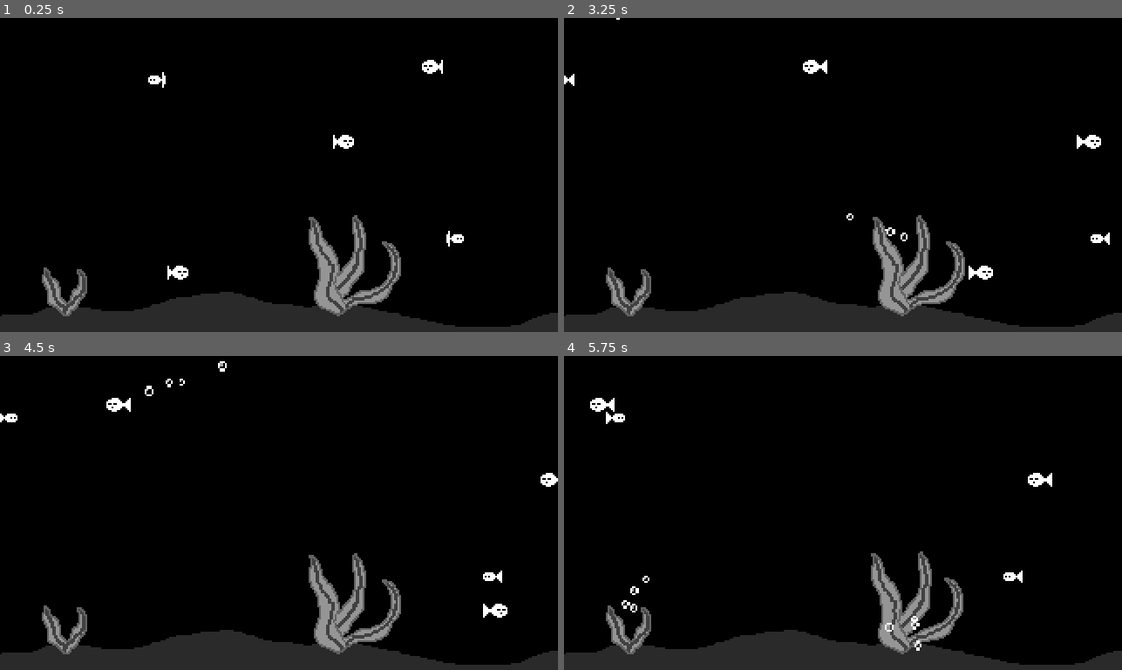
Above: before the commit, frames 1-4 (two rows, left to right).
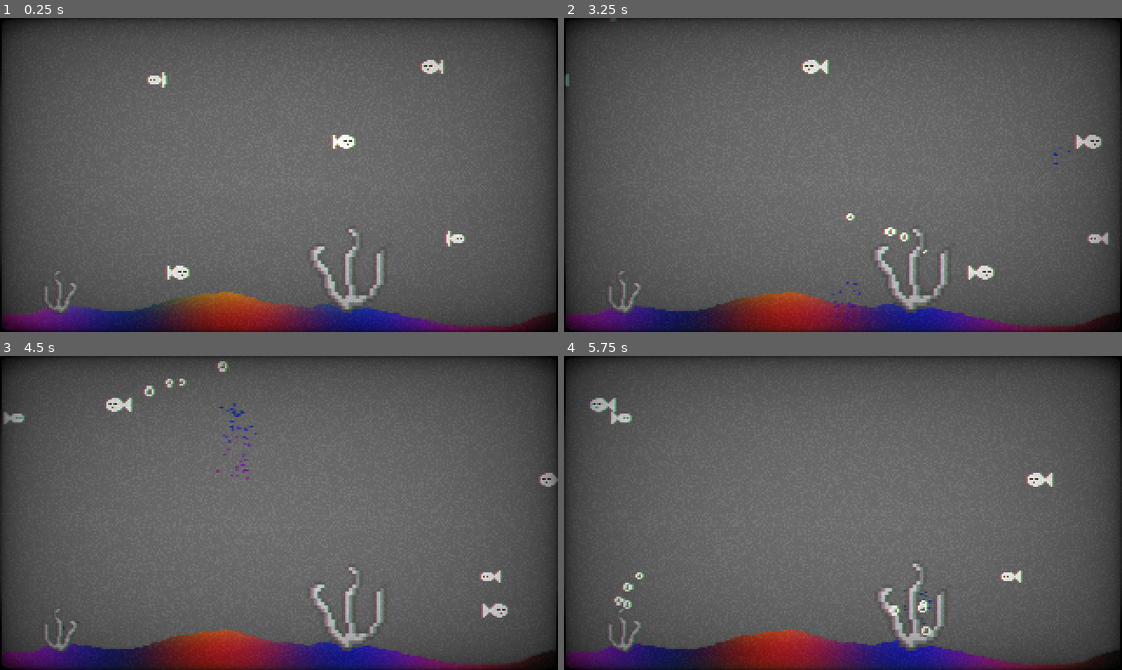
Above: after the commit, the same moments.

Repository: Source-6/Aquarium
Game: Godot game, scene res://node_2d.tscn
Two runs of this game, one before a commit and one after it. Both use one fixed random seed, a clock stepped at 60 frames per second and the inputs below.
Inputs (mouse positions are in pixels of both pictures, inside the frame that each line leads up to):
- Up to frame 1 (0.25 s): no input
- Up to frame 2 (3.25 s): move the mouse to (1021, 240) at 0.52 s; hold Right mouse button (feed, bound only after the commit) 0.53-1.28 s; click (1021, 240) at 0.6 s; move the mouse to (692, 80) at 1.27 s; right-click (692, 80) at 1.35 s; click (692, 80) at 1.55 s; move the mouse to (848, 272) at 2.02 s; hold Right mouse button (feed, bound only after the commit) 2.03-2.78 s; click (848, 272) at 2.1 s; move the mouse to (1060, 140) at 2.77 s; right-click (1060, 140) at 2.85 s; click (1060, 140) at 3.05 s
- Up to frame 3 (4.5 s): move the mouse to (234, 406) at 3.52 s; hold Right mouse button (feed, bound only after the commit) 3.53-4.28 s; click (234, 406) at 3.6 s; move the mouse to (66, 626) at 4.27 s; right-click (66, 626) at 4.35 s
- Up to frame 4 (5.75 s): click (630, 626) at 4.55 s; move the mouse to (915, 597) at 5.02 s; hold Right mouse button (feed, bound only after the commit) from 5.03 s (still down); click (915, 597) at 5.1 s

The runs differ from the first frame. In frame 1, 98% of the frame differs, in the area x 0-100%, y 0-100%; in frame 2, 98%; in frame 3, 98%; in frame 4, 98%.

Commit message:
added feed action + playing with shaders

Diff:
--- /dev/null
+++ b/backgroundshader.gdshader
@@ -0,0 +1,231 @@
+/*
+Shader from Godot Shaders - the free shader library.
+godotshaders.com/shader/VHS-and-CRT-monitor-effect
+
+This shader is under CC0 license. Feel free to use, improve and
+change this shader according to your needs and consider sharing
+the modified result to godotshaders.com.
+*/
+
+shader_type canvas_item;
+
+//*** IMPORTANT! ***/
+// - If you are using this shader to affect the node it is applied to set 'overlay' to false (unchecked in the instepctor).
+// - If you are using this shader as an overlay, and want the shader to affect the nodes below in the Scene hierarchy,
+//   set 'overlay' to true (checked in the inspector).
+// On Mac there is potentially a bug causing this to not work properly. If that is the case and you want to use the shader as an overlay
+// change all "overlay ? SCREEN_TEXTURE : TEXTURE" to only "SCREEN_TEXTURE" on lines 129-140, and "vec2 uv = overlay ? warp(SCREEN_UV) : warp(UV);"
+// to "vec2 uv = warp(SCREEN_UV);" on line 98.
+
+uniform sampler2D SCREEN_TEXTURE : hint_screen_texture, filter_linear_mipmap;
+uniform bool overlay = false;
+
+uniform float scanlines_opacity : hint_range(0.0, 1.0) = 0.4;
+uniform float scanlines_width : hint_range(0.0, 0.5) = 0.25;
+uniform float grille_opacity : hint_range(0.0, 1.0) = 0.3;
+uniform vec2 resolution = vec2(640.0, 480.0); // Set the number of rows and columns the texture will be divided in. Scanlines and grille will make a square based on these values
+
+uniform bool pixelate = true; // Fill each square ("pixel") with a sampled color, creating a pixel look and a more accurate representation of how a CRT monitor would work.
+
+uniform bool roll = true;
+uniform float roll_speed = 8.0; // Positive values are down, negative are up
+uniform float roll_size : hint_range(0.0, 100.0) = 15.0;
+uniform float roll_variation : hint_range(0.1, 5.0) = 1.8; // This valie is not an exact science. You have to play around with the value to find a look you like. How this works is explained in the code below.
+uniform float distort_intensity : hint_range(0.0, 0.2) = 0.05; // The distortion created by the rolling effect.
+
+uniform float noise_opacity : hint_range(0.0, 1.0) = 0.4;
+uniform float noise_speed = 5.0; // There is a movement in the noise pattern that can be hard to see first. This sets the speed of that movement.
+
+uniform float static_noise_intensity : hint_range(0.0, 1.0) = 0.06;
+
+uniform float aberration : hint_range(-1.0, 1.0) = 0.03; // Chromatic aberration, a distortion on each color channel.
+uniform float brightness = 1.4; // When adding scanline gaps and grille the image can get very dark. Brightness tries to compensate for that.
+uniform bool discolor = true; // Add a discolor effect simulating a VHS
+
+uniform float warp_amount :hint_range(0.0, 5.0) = 1.0; // Warp the texture edges simulating the curved glass of a CRT monitor or old TV.
+uniform bool clip_warp = false;
+
+uniform float vignette_intensity = 0.4; // Size of the vignette, how far towards the middle it should go.
+uniform float vignette_opacity : hint_range(0.0, 1.0) = 0.5;
+
+// Used by the noise functin to generate a pseudo random value between 0.0 and 1.0
+vec2 random(vec2 uv){
+    uv = vec2( dot(uv, vec2(127.1,311.7) ),
+               dot(uv, vec2(269.5,183.3) ) );
+    return -1.0 + 2.0 * fract(sin(uv) * 43758.5453123);
+}
+
+// Generate a Perlin noise used by the distortion effects
+float noise(vec2 uv) {
+    vec2 uv_index = floor(uv);
+    vec2 uv_fract = fract(uv);
+
+    vec2 blur = smoothstep(0.0, 1.0, uv_fract);
+
+    return mix( mix( dot( random(uv_index + vec2(0.0,0.0) ), uv_fract - vec2(0.0,0.0) ),
+                     dot( random(uv_index + vec2(1.0,0.0) ), uv_fract - vec2(1.0,0.0) ), blur.x),
+                mix( dot( random(uv_index + vec2(0.0,1.0) ), uv_fract - vec2(0.0,1.0) ),
+                     dot( random(uv_index + vec2(1.0,1.0) ), uv_fract - vec2(1.0,1.0) ), blur.x), blur.y) * 0.5 + 0.5;
+}
+
+// Takes in the UV and warps the edges, creating the spherized effect
+vec2 warp(vec2 uv){
+	vec2 delta = uv - 0.5;
+	float delta2 = dot(delta.xy, delta.xy);
+	float delta4 = delta2 * delta2;
+	float delta_offset = delta4 * warp_amount;
+
+	return uv + delta * delta_offset;
+}
+
+// Adds a black border to hide stretched pixel created by the warp effect
+float border (vec2 uv){
+	float radius = min(warp_amount, 0.08);
+	radius = max(min(min(abs(radius * 2.0), abs(1.0)), abs(1.0)), 1e-5);
+	vec2 abs_uv = abs(uv * 2.0 - 1.0) - vec2(1.0, 1.0) + radius;
+	float dist = length(max(vec2(0.0), abs_uv)) / radius;
+	float square = smoothstep(0.96, 1.0, dist);
+	return clamp(1.0 - square, 0.0, 1.0);
+}
+
+// Adds a vignette shadow to the edges of the image
+float vignette(vec2 uv){
+	uv *= 1.0 - uv.xy;
+	float vignette = uv.x * uv.y * 15.0;
+	return pow(vignette, vignette_intensity * vignette_opacity);
+}
+
+void fragment()
+{
+	vec2 uv = overlay ? warp(SCREEN_UV) : warp(UV); // Warp the uv. uv will be used in most cases instead of UV to keep the warping
+	vec2 text_uv = uv;
+	vec2 roll_uv = vec2(0.0);
+	float time = roll ? TIME : 0.0;
+
+
+	// Pixelate the texture based on the given resolution.
+	if (pixelate)
+	{
+		text_uv = ceil(uv * resolution) / resolution;
+	}
+
+	// Create the rolling effect. We need roll_line a bit later to make the noise effect.
+	// That is why this runs if roll is true OR noise_opacity is over 0.
+	float roll_line = 0.0;
+	if (roll || noise_opacity > 0.0)
+	{
+		// Create the areas/lines where the texture will be distorted.
+		roll_line = smoothstep(0.3, 0.9, sin(uv.y * roll_size - (time * roll_speed) ) );
+		// Create more lines of a different size and apply to the first set of lines. This creates a bit of variation.
+		roll_line *= roll_line * smoothstep(0.3, 0.9, sin(uv.y * roll_size * roll_variation - (time * roll_speed * roll_variation) ) );
+		// Distort the UV where where the lines are
+		roll_uv = vec2(( roll_line * distort_intensity * (1.-UV.x)), 0.0);
+	}
+
+	vec4 text;
+	if (roll)
+	{
+		// If roll is true distort the texture with roll_uv. The texture is split up into RGB to
+		// make some chromatic aberration. We apply the aberration to the red and green channels accorging to the aberration parameter
+		// and intensify it a bit in the roll distortion.
+		text.r = texture(SCREEN_TEXTURE, text_uv + roll_uv * 0.8 + vec2(aberration, 0.0) * .1).r;
+		text.g = texture(SCREEN_TEXTURE, text_uv + roll_uv * 1.2 - vec2(aberration, 0.0) * .1 ).g;
+		text.b = texture(SCREEN_TEXTURE, text_uv + roll_uv).b;
+		text.a = 1.0;
+	}
+	else
+	{
+		// If roll is false only apply the aberration without any distorion. The aberration values are very small so the .1 is only
+		// to make the slider in the Inspector less sensitive.
+		text.r = texture(SCREEN_TEXTURE, text_uv + vec2(aberration, 0.0) * .1).r;
+		text.g = texture(SCREEN_TEXTURE, text_uv - vec2(aberration, 0.0) * .1).g;
+		text.b = texture(SCREEN_TEXTURE, text_uv).b;
+		text.a = 1.0;
+	}
+
+	float r = text.r;
+	float g = text.g;
+	float b = text.b;
+
+	uv = warp(UV);
+
+	// CRT monitors don't have pixels but groups of red, green and blue dots or lines, called grille. We isolate the texture's color channels
+	// and divide it up in 3 offsetted lines to show the red, green and blue colors next to each other, with a small black gap between.
+	if (grille_opacity > 0.0){
+
+		float g_r = smoothstep(0.85, 0.95, abs(sin(uv.x * (resolution.x * 3.14159265))));
+		r = mix(r, r * g_r, grille_opacity);
+
+		float g_g = smoothstep(0.85, 0.95, abs(sin(1.05 + uv.x * (resolution.x * 3.14159265))));
+		g = mix(g, g * g_g, grille_opacity);
+
+		float b_b = smoothstep(0.85, 0.95, abs(sin(2.1 + uv.x * (resolution.x * 3.14159265))));
+		b = mix(b, b * b_b, grille_opacity);
+
+	}
+
+	// Apply the grille to the texture's color channels and apply Brightness. Since the grille and the scanlines (below) make the image very dark you
+	// can compensate by increasing the brightness.
+	text.r = clamp(r * brightness, 0.0, 1.0);
+	text.g = clamp(g * brightness, 0.0, 1.0);
+	text.b = clamp(b * brightness, 0.0, 1.0);
+
+	// Scanlines are the horizontal lines that make up the image on a CRT monitor.
+	// Here we are actual setting the black gap between each line, which I guess is not the right definition of the word, but you get the idea
+	float scanlines = 0.5;
+	if (scanlines_opacity > 0.0)
+	{
+		// Same technique as above, create lines with sine and applying it to the texture. Smoothstep to allow setting the line size.
+		scanlines = smoothstep(scanlines_width, scanlines_width + 0.5, abs(sin(uv.y * (resolution.y * 3.14159265))));
+		text.rgb = mix(text.rgb, text.rgb * vec3(scanlines), scanlines_opacity);
+	}
+
+	// Apply the banded noise.
+	if (noise_opacity > 0.0)
+	{
+		// Generate a noise pattern that is very stretched horizontally, and animate it with noise_speed
+		float noise = smoothstep(0.4, 0.5, noise(uv * vec2(2.0, 200.0) + vec2(10.0, (TIME * (noise_speed))) ) );
+
+		// We use roll_line (set above) to define how big the noise should be vertically (multiplying cuts off all black parts).
+		// We also add in some basic noise with random() to break up the noise pattern above. The noise is sized according to
+		// the resolution value set in the inspector. If you don't like this look you can
+		// change "ceil(uv * resolution) / resolution" to only "uv" to make it less pixelated. Or multiply resolution with som value
+		// greater than 1.0 to make them smaller.
+		roll_line *= noise * scanlines * clamp(random((ceil(uv * resolution) / resolution) + vec2(TIME * 0.8, 0.0)).x + 0.8, 0.0, 1.0);
+		// Add it to the texture based on noise_opacity
+		text.rgb = clamp(mix(text.rgb, text.rgb + roll_line, noise_opacity), vec3(0.0), vec3(1.0));
+	}
+
+	// Apply static noise by generating it over the whole screen in the same way as above
+	if (static_noise_intensity > 0.0)
+	{
+		text.rgb += clamp(random((ceil(uv * resolution) / resolution) + fract(TIME)).x, 0.0, 1.0) * static_noise_intensity;
+	}
+
+	// Apply a black border to hide imperfections caused by the warping.
+	// Also apply the vignette
+	text.rgb *= border(uv);
+	text.rgb *= vignette(uv);
+	// Hides the black border and make that area transparent. Good if you want to add the the texture on top an image of a TV or monitor.
+	if (clip_warp)
+	{
+		text.a = border(uv);
+	}
+
+	// Apply discoloration to get a VHS look (lower saturation and higher contrast)
+	// You can play with the values below or expose them in the Inspector.
+	float saturation = 0.5;
+	float contrast = 1.2;
+	if (discolor)
+	{
+		// Saturation
+		vec3 greyscale = vec3(text.r + text.g + text.b) / 3.;
+		text.rgb = mix(text.rgb, greyscale, saturation);
+
+		// Contrast
+		float midpoint = pow(0.5, 2.2);
+		text.rgb = (text.rgb - vec3(midpoint)) * contrast + midpoint;
+	}
+
+	COLOR = text;
+}
--- /dev/null
+++ b/canvas_layer.gd
@@ -0,0 +1,28 @@
+extends CanvasLayer
+@onready var collision_shape_2d: CollisionShape2D = $Area2D/CollisionShape2D
+@onready var area_2d: Area2D = $Area2D
+@onready var cpu_particles_2d: CPUParticles2D = $Area2D/CPUParticles2D
+
+
+var mousePos
+
+
+# Called when the node enters the scene tree for the first time.
+func _ready() -> void:
+	pass # Replace with function body.
+
+
+# Called every frame. 'delta' is the elapsed time since the previous frame.
+func _process(delta: float) -> void:
+	cpu_particles_2d.position = collision_shape_2d.get_global_mouse_position()
+
+
+
+func _on_area_2d_input_event(viewport: Node, event: InputEvent, shape_idx: int) -> void:
+	if Input.is_action_pressed("feed") :
+		cpu_particles_2d.emitting = true
+		cpu_particles_2d.position = collision_shape_2d.get_global_mouse_position()
+
+
+	if Input.is_action_just_released("feed"):
+		cpu_particles_2d.emitting = false
--- a/fishbehavior.gd
+++ b/fishbehavior.gd
@@ -13,6 +13,7 @@
 var randFlipped
 @export var prefered_velocity : Vector2
 @export var maxVel : int
+@export var alreadyPressed = false
 
 func _ready() -> void:
 	randFlipped = randi()%2
@@ -35,9 +36,12 @@
 		linear_velocity = lerp(linear_velocity, prefered_velocity,1-pow(.05,_delta))
 
 func _on_rigid_body_2d_input_event(viewport: Node, event: InputEvent, shape_idx: int) -> void:
-	if Input.is_action_just_pressed("moveSomething"):  #if we clicked
+	if Input.is_action_just_pressed("moveSomething") && not alreadyPressed:  #if we clicked
 		linear_velocity += Vector2(impulse*5,0)
 		cpu_particles_2d.emitting = true
+		alreadyPressed = true
+	elif Input.is_action_just_released("moveSomething") && alreadyPressed:
+		alreadyPressed = false
 
 
 
--- a/node_2d.tscn
+++ b/node_2d.tscn
@@ -1,25 +1,96 @@
-[gd_scene load_steps=6 format=3 uid="uid://bsp5wte0qs157"]
+[gd_scene load_steps=14 format=3 uid="uid://bsp5wte0qs157"]
 
 [ext_resource type="Texture2D" uid="uid://bx864s7mvtu60" path="res://assets/backgroundAquarium.png" id="1_0e48y"]
+[ext_resource type="Script" uid="uid://dpg625lw0ifvf" path="res://canvas_layer.gd" id="1_d21ai"]
 [ext_resource type="PackedScene" uid="uid://bvoph2p8t4tdl" path="res://scenes_object/fish_rigidbody.tscn" id="2_0e48y"]
+[ext_resource type="Shader" uid="uid://dqtc78rt4jm35" path="res://backgroundshader.gdshader" id="2_4d7sh"]
 [ext_resource type="PackedScene" uid="uid://cv5w0leu4whay" path="res://scenes_object/small_fish.tscn" id="2_epypp"]
+[ext_resource type="Shader" uid="uid://j2jmuqesukm7" path="res://shader/groundShader.gdshader" id="3_4d7sh"]
+[ext_resource type="Texture2D" uid="uid://kyxorsmmnhiv" path="res://assets/midgroundAquarium.png" id="3_rj586"]
 [ext_resource type="PackedScene" uid="uid://cmegqgjmby1qs" path="res://scenes_object/seaweed.tscn" id="4_0hol4"]
 [ext_resource type="PackedScene" uid="uid://c5nef0gc22vo" path="res://scenes_object/BigSeaweed.tscn" id="5_q6r6c"]
+
+[sub_resource type="ShaderMaterial" id="ShaderMaterial_ir8iy"]
+shader = ExtResource("3_4d7sh")
+shader_parameter/noise_scale = 1.0
+shader_parameter/distortion_scale_x = 4.694000222965
+shader_parameter/distortion_scale_y = 0.03
+shader_parameter/rainbow_intensity = 0.5
+
+[sub_resource type="RectangleShape2D" id="RectangleShape2D_4d7sh"]
+size = Vector2(320, 180)
+
+[sub_resource type="Gradient" id="Gradient_d21ai"]
+offsets = PackedFloat32Array(0, 0.16161616, 0.33333334, 0.530303, 0.7222222, 0.8636364, 0.9747475)
+colors = PackedColorArray(0, 0.628303, 0.2546035, 1, 5.7756904e-07, 0.55917513, 0.6575506, 1, 0, 0.38358518, 0.988143, 1, 0.6190205, 0.13391665, 0.9958826, 1, 0.8126849, 0.0636306, 0.60861415, 1, 0.87857944, 0, 0.2756161, 1, 0.6066609, 0.44347912, 0.011031568, 1)
+metadata/_snap_enabled = true
+metadata/_snap_count = 100
+
+[sub_resource type="ShaderMaterial" id="ShaderMaterial_hqns4"]
+shader = ExtResource("2_4d7sh")
+shader_parameter/overlay = false
+shader_parameter/scanlines_opacity = 0.4
+shader_parameter/scanlines_width = 0.25
+shader_parameter/grille_opacity = 0.0
+shader_parameter/resolution = Vector2(320, 180)
+shader_parameter/pixelate = false
+shader_parameter/roll = false
+shader_parameter/roll_speed = 8.0
+shader_parameter/roll_size = 15.0
+shader_parameter/roll_variation = 1.8
+shader_parameter/distort_intensity = 0.05
+shader_parameter/noise_opacity = 0.010000000475
+shader_parameter/noise_speed = 5.0
+shader_parameter/static_noise_intensity = 0.06
+shader_parameter/aberration = 0.010000047974999982
+shader_parameter/brightness = 1.4
+shader_parameter/discolor = false
+shader_parameter/warp_amount = 0.02000000095
+shader_parameter/clip_warp = false
+shader_parameter/vignette_intensity = 0.4
+shader_parameter/vignette_opacity = 0.5
 
 [node name="Node2D" type="Node2D"]
 
 [node name="CanvasLayer" type="CanvasLayer" parent="."]
 layer = -1
+script = ExtResource("1_d21ai")
 
-[node name="TextureRect" type="TextureRect" parent="CanvasLayer"]
-anchors_preset = 15
-anchor_right = 1.0
-anchor_bottom = 1.0
-grow_horizontal = 2
-grow_vertical = 2
-mouse_filter = 2
-texture = ExtResource("1_0e48y")
-metadata/_edit_use_anchors_ = true
+[node name="TextureRect2" type="TextureRect" parent="CanvasLayer"]
+material = SubResource("ShaderMaterial_ir8iy")
+offset_right = 40.0
+offset_bottom = 40.0
+texture = ExtResource("3_rj586")
+
+[node name="Area2D" type="Area2D" parent="CanvasLayer"]
+
+[node name="CollisionShape2D" type="CollisionShape2D" parent="CanvasLayer/Area2D"]
+position = Vector2(160, 90)
+shape = SubResource("RectangleShape2D_4d7sh")
+debug_color = Color(0.50633603, 0.48917842, 0.81865984, 0.41960785)
+
+[node name="CPUParticles2D" type="CPUParticles2D" parent="CanvasLayer/Area2D"]
+position = Vector2(177, 18)
+emitting = false
+amount = 100
+lifetime = 1.8
+speed_scale = 1.3
+explosiveness = 0.1
+randomness = 0.25
+emission_shape = 1
+emission_sphere_radius = 9.33
+spread = 180.0
+gravity = Vector2(0, 50)
+initial_velocity_max = 1.0
+angular_velocity_max = 339.51
+orbit_velocity_min = -0.01
+orbit_velocity_max = 0.01
+radial_accel_max = 11.38
+angle_max = 46.8
+scale_amount_min = 0.5
+scale_amount_max = 1.5
+color = Color(0.5019608, 0.2509804, 0.5294118, 1)
+color_ramp = SubResource("Gradient_d21ai")
 
 [node name="SmallFish" parent="." instance=ExtResource("2_epypp")]
 position = Vector2(254, 127)
@@ -29,15 +100,33 @@
 
 [node name="MediumFish" parent="." instance=ExtResource("2_0e48y")]
 position = Vector2(93, 146)
+alreadyPressed = false
 
 [node name="MediumFish2" parent="." instance=ExtResource("2_0e48y")]
 position = Vector2(188, 71)
+alreadyPressed = false
 
 [node name="MediumFish3" parent="." instance=ExtResource("2_0e48y")]
 position = Vector2(257, 28)
+alreadyPressed = false
 
 [node name="Seaweed" parent="." instance=ExtResource("4_0hol4")]
 position = Vector2(37, 155)
 
 [node name="BigSeaweed" parent="." instance=ExtResource("5_q6r6c")]
 position = Vector2(202, 139)
+
+[node name="TextureRect" type="TextureRect" parent="."]
+material = SubResource("ShaderMaterial_hqns4")
+anchors_preset = 15
+anchor_right = 1.0
+anchor_bottom = 1.0
+offset_right = 320.0
+offset_bottom = 180.0
+grow_horizontal = 2
+grow_vertical = 2
+mouse_filter = 2
+texture = ExtResource("1_0e48y")
+metadata/_edit_use_anchors_ = true
+
+[connection signal="input_event" from="CanvasLayer/Area2D" to="CanvasLayer" method="_on_area_2d_input_event"]
--- a/project.godot
+++ b/project.godot
@@ -32,6 +32,11 @@
 "events": [Object(InputEventMouseButton,"resource_local_to_scene":false,"resource_name":"","device":-1,"window_id":0,"a …(253 unchanged characters)…
 ]
 }
+feed={
+"deadzone": 0.2,
+"events": [Object(InputEventMouseButton,"resource_local_to_scene":false,"resource_name":"","device":-1,"window_id":0,"alt_pressed":false,"shift_pressed":false,"ctrl_pressed":false,"meta_pressed":false,"button_mask":0,"position":Vector2(0, 0),"global_position":Vector2(0, 0),"factor":1.0,"button_index":2,"canceled":false,"pressed":false,"double_click":false,"script":null)
+]
+}
 
 [rendering]
 
--- a/scenes_object/BigSeaweed.tscn
+++ b/scenes_object/BigSeaweed.tscn
@@ -39,7 +39,7 @@
 [node name="Timer" type="Timer" parent="."]
 
 [node name="CPUParticles2D" type="CPUParticles2D" parent="."]
-position = Vector2(-4, 22)
+position = Vector2(0, 13)
 emitting = false
 amount = 4
 texture = SubResource("AtlasTexture_rj586")
@@ -49,7 +49,7 @@
 explosiveness = 0.68
 randomness = 0.59
 emission_shape = 1
-emission_sphere_radius = 12.45
+emission_sphere_radius = 13.49
 gravity = Vector2(0, -500)
 tangential_accel_min = -50.0
 tangential_accel_max = 50.0
--- a/scenes_object/seaweed.tscn
+++ b/scenes_object/seaweed.tscn
@@ -1,8 +1,8 @@
 [gd_scene load_steps=8 format=3 uid="uid://cmegqgjmby1qs"]
 
 [ext_resource type="Script" uid="uid://dybsuhxrifxme" path="res://seaweed.gd" id="1_6e0ne"]
-[ext_resource type="Texture2D" uid="uid://x2psqnxi7dno" path="res://assets/algueAnim_0001.png" id="2_qebxa"]
-[ext_resource type="Texture2D" uid="uid://c8fxi4o8lsajs" path="res://assets/algueAnim_0002.png" id="3_81nd0"]
+[ext_resource type="Texture2D" uid="uid://dt5n4axq3sbhd" path="res://assets/algue_0001.png" id="2_6e0ne"]
+[ext_resource type="Texture2D" uid="uid://h70p171xphf1" path="res://assets/algue_0002.png" id="3_qebxa"]
 [ext_resource type="Texture2D" uid="uid://bgse2k7e5j5rt" path="res://assets/bubble.png" id="4_im7ec"]
 
 [sub_resource type="RectangleShape2D" id="RectangleShape2D_d21ai"]
@@ -11,10 +11,10 @@
 animations = [{
 "frames": [{
 "duration": 1.0,
-"texture": ExtResource("2_qebxa")
+"texture": ExtResource("2_6e0ne")
 }, {
 "duration": 1.0,
-"texture": ExtResource("3_81nd0")
+"texture": ExtResource("3_qebxa")
 }],
 "loop": true,
 "name": &"default",
@@ -39,7 +39,7 @@
 [node name="Timer" type="Timer" parent="."]
 
 [node name="CPUParticles2D" type="CPUParticles2D" parent="."]
-position = Vector2(1, 6)
+position = Vector2(-3, 4)
 emitting = false
 amount = 4
 texture = SubResource("AtlasTexture_rj586")
--- a/scenes_object/small_fish.tscn
+++ b/scenes_object/small_fish.tscn
@@ -33,6 +33,7 @@
 physics_material_override = SubResource("PhysicsMaterial_kdubu")
 gravity_scale = 0.0
 lock_rotation = true
+linear_damp_mode = 1
 script = ExtResource("1_0m5o2")
 prefered_velocity = Vector2(20, 0)
 maxVel = 20
--- a/seaweed.gd
+++ b/seaweed.gd
@@ -16,11 +16,14 @@
 
 
 func _on_input_event(viewport: Node, event: InputEvent, shape_idx: int) -> void:
-	if Input.is_action_just_pressed("moveSomething"):  #if we clicked
+	if Input.is_action_just_pressed("moveSomething") :  #if we clicked
 		animated_sprite_2d.play()
 		timer.start(1)
 		cpu_particles_2d.emitting = true
 
 
+
+
+
 func _on_timer_timeout() -> void:
 	animated_sprite_2d.stop()
--- /dev/null
+++ b/shader/groundShader.gdshader
@@ -0,0 +1,28 @@
+shader_type canvas_item;
+
+uniform sampler2D noise_texture;
+uniform float noise_scale : hint_range(0.1, 10.0) = 1.0;
+uniform float distortion_scale_x : hint_range(0.0, 10.0) = 0.03;
+uniform float distortion_scale_y : hint_range(0.0, 10.0) = 0.03;
+uniform float rainbow_intensity : hint_range(0.0, 1.0) = 0.5;
+
+void fragment() {
+    vec4 base_texture = texture(TEXTURE, UV);
+
+    vec2 noise_uv = UV * noise_scale;
+    float noise_x = texture(noise_texture, noise_uv).r;
+    float noise_y = texture(noise_texture, noise_uv).g;
+
+    vec2 distorted_uv = UV + vec2(noise_x * distortion_scale_x, noise_y * distortion_scale_y);
+
+    float rainbow_r = sin(distorted_uv.x * 15.0 + TIME * 0.1);
+    float rainbow_g = sin(distorted_uv.y * 15.0 + TIME * 0.1 + 2.0);
+    float rainbow_b = sin(distorted_uv.x * 10.0 + TIME * 0.1 + 4.0);
+
+    vec3 rainbow_color = vec3(rainbow_r, rainbow_g, rainbow_b);
+    rainbow_color = (rainbow_color + 1.0) * 0.5; // Normalize to [0.0, 1.0]
+
+    vec3 final_color = mix(base_texture.rgb, rainbow_color, rainbow_intensity);
+
+    COLOR = vec4(final_color, COLOR.a);
+}
Binary file added: assets/algue_0001.png
Not shown, added: assets/algue_0001.png.import
Binary file added: assets/algue_0002.png
Not shown, added: assets/algue_0002.png.import
Binary file changed: assets/backgroundAquarium.png
Binary file changed: assets/bigSeaweed_0001.png
Binary file changed: assets/bigSeaweed_0002.png
Binary file added: assets/midgroundAquarium.png
Not shown, added: assets/midgroundAquarium.png.import
Not shown, added: backgroundshader.gdshader.uid
Not shown, added: canvas_layer.gd.uid
Not shown, added: shader/groundShader.gdshader.uid
(and 7 more such lines)
